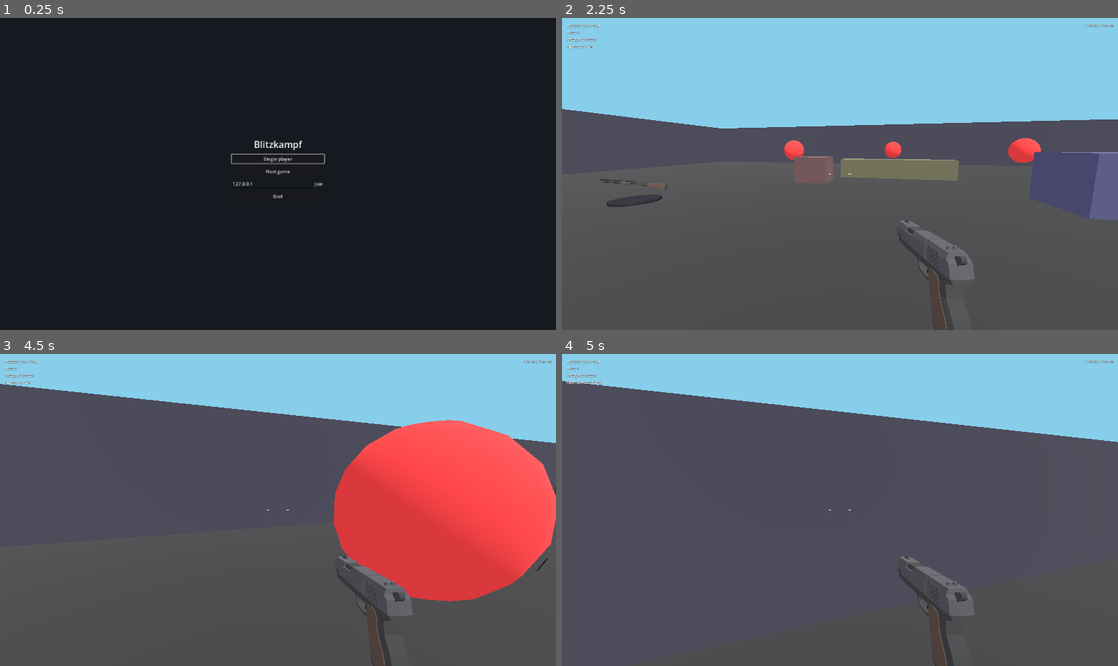
Above: before the commit, frames 1-4 (two rows, left to right).
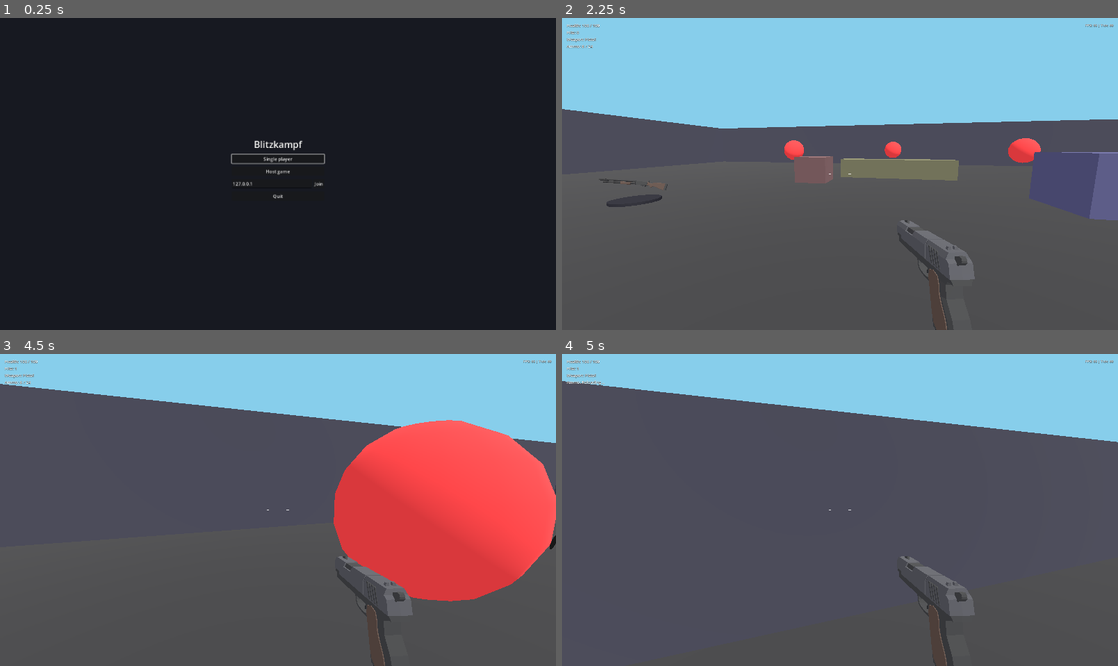
Above: after the commit, the same moments.

Repository: QuisVenator/blitzkampf-godot
Game: Godot game, scene res://scenes/ui/main_menu.tscn
Same seed, same stepped clock (60 frames per second), same inputs: the game is played once before the commit and once after it.
Inputs (mouse positions are in pixels of both pictures, inside the frame that each line leads up to):
- Up to frame 1 (0.25 s): no input
- Up to frame 2 (2.25 s): click "Single player" at 0.5 s; move the mouse to (867, 174) at 1.27 s; hold W (move_forward) from 1.28 s (still down); right-click (867, 174) at 1.35 s; tap Space (jump) at 1.52, 1.82 s; tap Ctrl (crouch) at 1.55, 2.1 s; move the mouse to (812, 174) at 2.02 s
- Up to frame 3 (4.5 s): keep holding W (move_forward); tap Space (jump) at 2.27, 2.57, 3.77, 4.07 s; click (250, 510) at 2.3 s; move the mouse to (289, 503) at 2.77 s; click (289, 503) at 2.85 s; tap F (interact) at 3.05, 3.6 s; move the mouse to (272, 516) at 3.52 s; tap G (interact_alt) at 3.8, 4.35 s; move the mouse to (316, 513) at 4.27 s
- Up to frame 4 (5 s): keep holding W (move_forward); tap Space (jump) at 4.52, 4.82 s; tap Shift (sprint) at 4.55 s; tap R (reload) at 4.9 s

Frames 1-2 are identical in both runs. In frame 3, less than 0.1% of the frame differs, in the area x 96-100%, y 58-70%; in frame 4, nothing differs.

Commit message:
Fix prediction jitter: idle instead of repeated input on the server, catch-up frames, redundant input packets; hash shot seeds

Diff:
--- a/scripts/net/net.gd
+++ b/scripts/net/net.gd
@@ -15,7 +15,7 @@
 const REJECT_GRACE := 0.2
 
 ## A client is accepted only when this matches the server's (builds must agree).
-var protocol_version := 7
+var protocol_version := 8
 
 var role := Role.OFFLINE
 var address := "127.0.0.1"
--- a/scripts/net/net_input.gd
+++ b/scripts/net/net_input.gd
@@ -7,6 +7,8 @@
 
 var _remote: RemoteInput
 var _counts: Array[int] = [0, 0, 0, 0]
+## The previous tick's packet, sent along with the next so one lost packet is harmless.
+var _previous := PackedFloat32Array()
 ## Packets waiting out the simulated lag (`NetSim`): [release time ms, packet].
 var _delayed: Array = []
 
@@ -33,8 +35,12 @@
 	_counts[1] += 1 if frame.reload_pressed else 0
 	_counts[2] += 1 if frame.interact_pressed else 0
 	_counts[3] += 1 if frame.interact_alt_pressed else 0
+	var packet := RemoteInput.pack(frame, _counts)
+	var combined := packet.duplicate()
+	combined.append_array(_previous)
+	_previous = packet
 	if not NetSim.drops():
-		_delayed.append([Time.get_ticks_msec() + NetSim.lag_ms, RemoteInput.pack(frame, _counts)])
+		_delayed.append([Time.get_ticks_msec() + NetSim.lag_ms, combined])
 	while not _delayed.is_empty() and _delayed[0][0] <= Time.get_ticks_msec():
 		submit.rpc_id(1, _delayed.pop_front()[1])
 
--- a/scripts/player/input_frame.gd
+++ b/scripts/player/input_frame.gd
@@ -7,6 +7,11 @@
 ## Counts the frames of one player, so the server can tell a client which of its
 ## inputs it has processed (client prediction). Stamped by `PlayerInput`.
 var sequence := 0
+
+## Network only: the server had no input from this player for the tick (it is
+## waiting for a late packet), so the body must not move. Repeating the last input
+## instead would make the server take a step the client never made.
+var idle := false
 
 ## Network only: the server tick the sender was looking at when this frame was
 ## made (other players are drawn in the past); 0 = no lag compensation.
--- a/scripts/player/input_source.gd
+++ b/scripts/player/input_source.gd
@@ -9,6 +9,12 @@
 	pass
 
 
+## A second frame to simulate in the same tick, to catch up on a backlog (network
+## sources only). Ask only after `sample()` for the tick; null = none.
+func extra_frame() -> InputFrame:
+	return null
+
+
 ## Called once per physics tick.
 func sample(_input: PlayerInput) -> InputFrame:
 	return InputFrame.new()
--- a/scripts/player/player.gd
+++ b/scripts/player/player.gd
@@ -252,7 +252,17 @@
 		yaw = _frame.yaw
 		pitch = _frame.pitch
 		_update_camera()
-	_simulate(delta)
+	if not _frame.idle:
+		_simulate(delta)
+	if authority and not predicting:
+		var extra := input.extra_frame()
+		if extra:
+			_frame = extra
+			if not is_local:
+				yaw = _frame.yaw
+				pitch = _frame.pitch
+				_update_camera()
+			_simulate(delta)
 	if predicting:
 		_history.append([_frame.sequence, _frame, global_position])
 		if _history.size() > MAX_HISTORY:
--- a/scripts/player/player_input.gd
+++ b/scripts/player/player_input.gd
@@ -27,11 +27,21 @@
 		_frame = source.sample(self)
 		_sequence += 1
 		# A network source brings the sender's sequence number; others get ours.
-		if _frame.sequence == 0:
+		if _frame.sequence == 0 and not _frame.idle:
 			_frame.sequence = _sequence
 		look_yaw = _frame.yaw
 		look_pitch = _frame.pitch
 	return _frame
+
+
+## See `InputSource.extra_frame`; only meaningful after `frame()` this tick.
+func extra_frame() -> InputFrame:
+	var extra := source.extra_frame()
+	if extra:
+		_frame = extra  # the weapons then act on the newest frame too
+		look_yaw = extra.yaw
+		look_pitch = extra.pitch
+	return extra
 
 
 func set_look(yaw: float, pitch: float) -> void:
--- a/scripts/player/remote_input.gd
+++ b/scripts/player/remote_input.gd
@@ -11,6 +11,9 @@
 const STALE_MS := 500
 ## Packets queued beyond this are skipped to catch up after a stall.
 const MAX_QUEUE := 4
+## With more than this left after the tick's frame, a second frame is simulated in
+## the same tick so a backlog drains instead of becoming permanent delay.
+const CATCH_UP_QUEUE := 2
 
 const HELD_JUMP := 1
 const HELD_SPRINT := 2
@@ -22,6 +25,7 @@
 var _queue: Array[PackedFloat32Array] = []
 var _last := InputFrame.new()
 var _last_sequence := 0
+var _newest_received := 0
 var _last_receive_ms := 0
 var _seen: Array[int] = []
 
@@ -38,26 +42,47 @@
 	return PackedFloat32Array([frame.sequence, frame.move.x, frame.move.y, frame.yaw, frame.pitch, held, counts[0], counts[1], counts[2], counts[3], frame.view_tick])
 
 
+## A packet holds the sender's newest frame, optionally followed by the one before
+## it, so a single lost packet costs nothing (the next one repeats the lost frame).
 func receive(packet: PackedFloat32Array) -> void:
-	if packet.size() != PACKET_SIZE or int(packet[0]) <= _last_sequence:
+	if packet.size() != PACKET_SIZE and packet.size() != PACKET_SIZE * 2:
 		return
+	if packet.size() == PACKET_SIZE * 2:
+		_enqueue(packet.slice(PACKET_SIZE))
+	_enqueue(packet.slice(0, PACKET_SIZE))
+	_last_receive_ms = Time.get_ticks_msec()
+
+
+func _enqueue(packet: PackedFloat32Array) -> void:
+	if int(packet[0]) <= _newest_received:
+		return
+	_newest_received = int(packet[0])
 	_queue.append(packet)
-	_last_receive_ms = Time.get_ticks_msec()
 
 
 func sample(_input: PlayerInput) -> InputFrame:
 	if _queue.is_empty():
-		# Starved: repeat the last held state, without button presses.
-		var repeat := InputFrame.new()
-		repeat.sequence = _last_sequence
-		repeat.yaw = _last.yaw
-		repeat.pitch = _last.pitch
+		# Starved (a late or lost packet): the body waits, so the server never takes
+		# a step the client didn't. Held buttons carry on for the weapons.
+		var idle := InputFrame.new()
+		idle.idle = true
+		idle.sequence = _last_sequence
+		idle.yaw = _last.yaw
+		idle.pitch = _last.pitch
 		if Time.get_ticks_msec() - _last_receive_ms <= STALE_MS:
-			_copy_held(_last, repeat)
-		return repeat
+			_copy_held(_last, idle)
+		return idle
 
 	while _queue.size() > MAX_QUEUE:
 		_queue.pop_front()
+	return _next_frame()
+
+
+func extra_frame() -> InputFrame:
+	return _next_frame() if _queue.size() > CATCH_UP_QUEUE else null
+
+
+func _next_frame() -> InputFrame:
 	var packet: PackedFloat32Array = _queue.pop_front()
 	var frame := _unpack(packet)
 	var counts: Array[int] = [int(packet[6]), int(packet[7]), int(packet[8]), int(packet[9])]
--- a/scripts/weapons/weapon_manager.gd
+++ b/scripts/weapons/weapon_manager.gd
@@ -358,7 +358,7 @@
 func _trace(slot: WeaponSlot, compensated: bool) -> Dictionary:
 	var origin := _camera.global_position
 	var rng := RandomNumberGenerator.new()
-	rng.seed = _frame.sequence * 2 + _slots.find(slot)
+	rng.seed = hash(_frame.sequence * 2 + _slots.find(slot))  # hashed: nearby seeds give similar first rolls
 	var direction := _apply_spread(-_camera.global_basis.z, _camera.global_basis, slot.spread_deg, rng)
 	var hit := _cast_ray(origin, direction, compensated)
 
Not shown, changed: AGENTS.md
Not shown, changed: TODO.md
